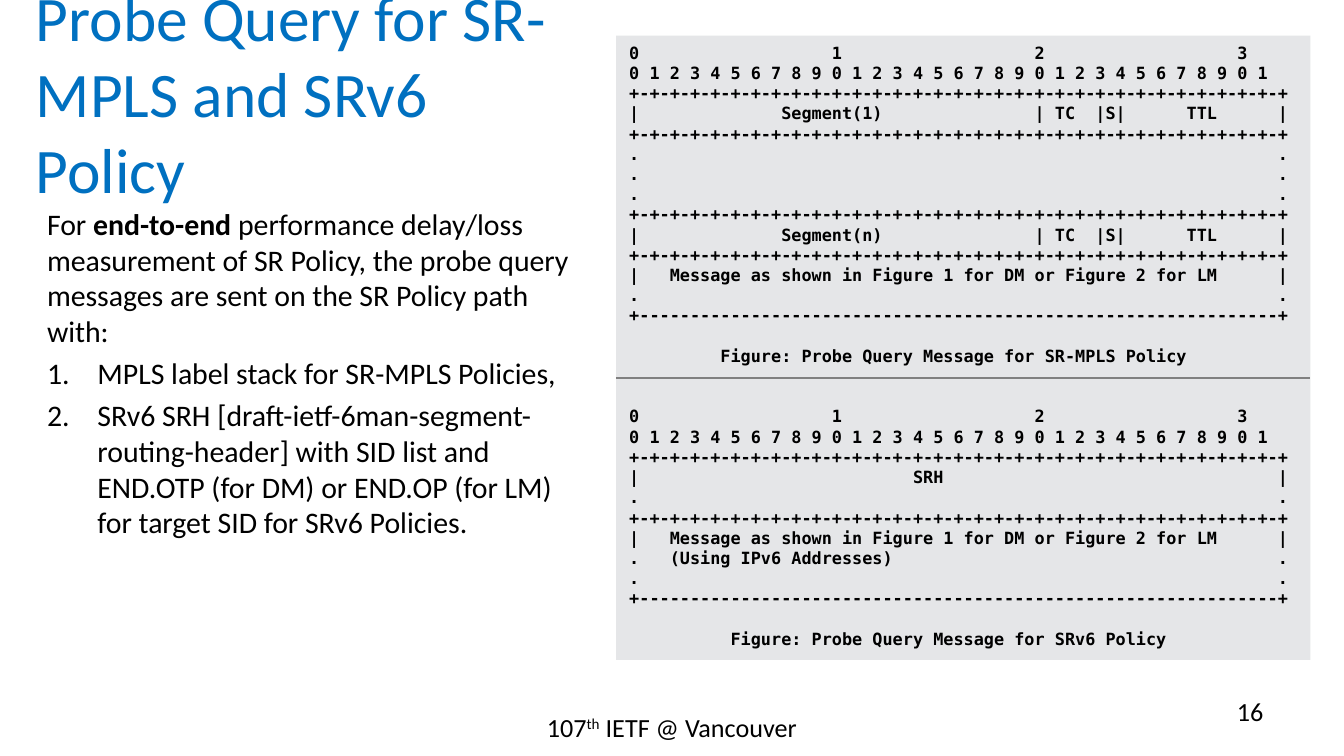
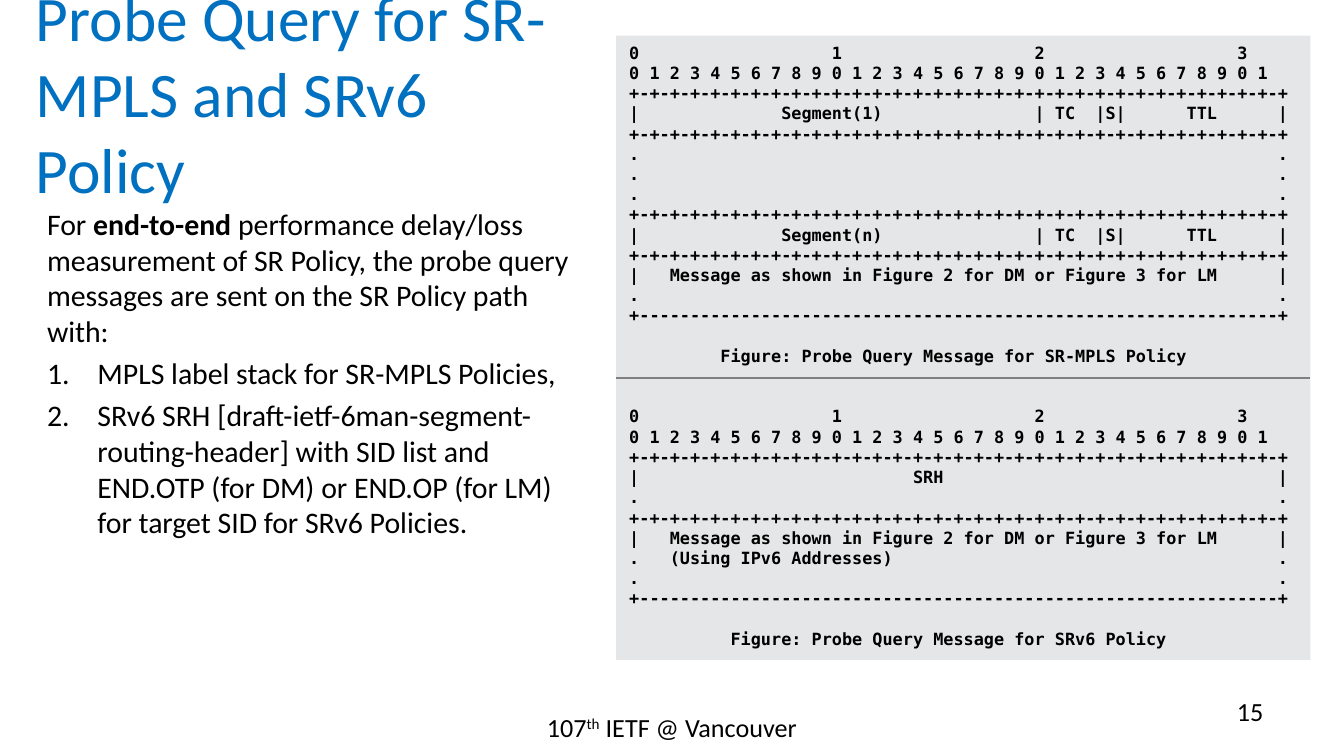
Before and after one commit to rakgandhi/ietf-slides, a slide deck: slide 15 of draft-gandhi-spring-twamp-srpm-07.pptx (slide 16 before the commit). Drawn at 1344x756 pixels with LibreOffice and Linux fonts; fonts in the diff are those of the drawing. Boxes give left, top, right and bottom in pixels: in the first picture for what was removed or moved away, otherwise in the second. Text is boxed around its words. In the diff, an @@ line names an element or a change of style, - is before the commit and + after.

```diff
--- a/draft-gandhi-spring-twamp-srpm-07.pptx
+++ b/draft-gandhi-spring-twamp-srpm-07.pptx
@@ text in rectangle at [670,268,1217,285]: text changed @@
-| Message as shown in Figure 1 for DM or Figure 2 for LM |
+| Message as shown in Figure 2 for DM or Figure 3 for LM |
@@ text in rectangle at [670,531,1217,548]: text changed @@
-| Message as shown in Figure 1 for DM or Figure 2 for LM |
+| Message as shown in Figure 2 for DM or Figure 3 for LM |
@@ page number at [1237,704,1263,721]: text changed @@
-16
+15
```
Also in this commit, not shown: 6 other slides changed.
